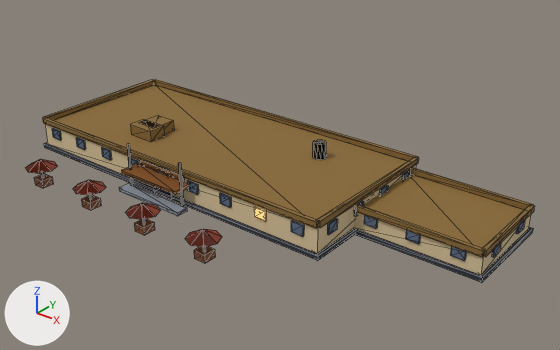
One commit to the glTF model models/canteen-high.glb: the scene before it, then after it.
The view is the same before and after, from a 50 mm lens placed at (130.0, -145.5, 94.3), pointed at (17.2, -4.5, 6.9). Arrows for +X, +Y and +Z are at lower left; the lights stay in place. The older version comes first. Mesh edges are drawn as thin lines. Vertices at exactly the same position are counted once.

Before the edit, the objects in view are built like this:
```python
me_mesh_0 = bpy.data.meshes.new('Mesh_0')
me_mesh_0.from_pydata(...)  # 631 vertices, 930 faces; spans x -58.8..75.8, y -42.2..22.8, z 0.0..13.0
# faces by material slot: [870, 60]
me_mesh_0.materials.append(mat_matte)
me_mesh_0.materials.append(mat_glow)
# before: 8 (-58.0, 22.0, 8.0), 9 (-58.0, -22.0, 8.0) at pixel (44, 122), 10 (42.0, -22.0, 8.0) at pixel (317, 227), 11 (42.0, 22.0, 8.0)
ob_mesh_0 = bpy.data.objects.new('Mesh_0', me_mesh_0)
ob_mesh_0.location = (0.0, 0.0, 0.0)
```
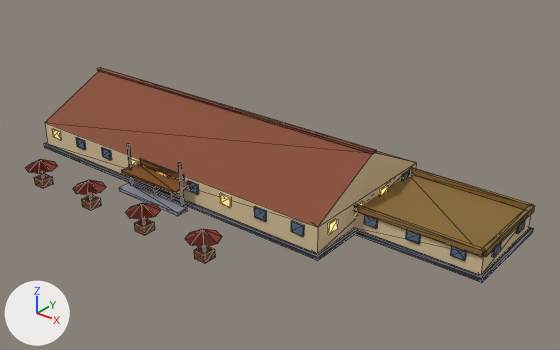
The change, as a list of edits to the scene's bpy script:
```text
Change me_mesh_0:
    used by ob_mesh_0; location = (0.0, 0.0, 0.0)
    verts and faces of me_mesh_0; kept vertices keep their numbers, new ones are numbered from 631
    remove me_mesh_0.from_pydata(...)  # 631 vertices, 930 faces; spans x -58.8..75.8, y -42.2..22.8, z 0.0..13.0
    add me_mesh_0.from_pydata(...)  # 572 vertices, 846 faces; spans x -58.8..75.8, y -42.2..22.8, z 0.0..19.2
    me_mesh_0 part 1: a new loose piece, a box spanning x -58.3..42.3, y -0.7..0.7, z 18.51..19.21, in mat_matte
    me_mesh_0 part 2: 7 loose pieces with 69 vertices, spanning x -58.5..42.5, y -22.5..22.5, z 8.0..12.4, are deleted
    me_mesh_0 part 3
    add verts[631] = (42.0, 0.0, 18.6)  # pixel (373, 152)
    add verts[632] = (-58.0, 0.0, 18.6)  # pixel (99, 70)
    add faces += [(9, 10, 631), (9, 631, 632), (8, 632, 11), (11, 632, 631), (8, 9, 632), (10, 11, 631)]  # mat_matte
    me_mesh_0 part 4: 108 faces spanning x -58.5..42.5, y -22.5..22.5, z 4.4..7.2 switch from mat_matte to mat_glow
    me_mesh_0 part 5: 60 faces spanning x -31.9..38.1, y -22.5..22.5, z 4.4..7.2 switch from mat_glow to mat_matte
```

Pixel boxes (x1, y1, x2, y2) of what changed, in the pictures (560 x 350 px):
'Mesh_0', reshaped
    before: (26, 79, 534, 283)
    after: (26, 67, 534, 283)
part 1 of me_mesh_0, added
    after: (97, 67, 376, 154)
part 2 of me_mesh_0, deleted
    before: (42, 79, 419, 228)
part 3 of me_mesh_0, added (brown)
    after: (45, 71, 416, 227)
part 4 of me_mesh_0, recoloured
    both: (52, 128, 388, 235)
part 5 of me_mesh_0, recoloured
    both: (254, 206, 266, 221)
